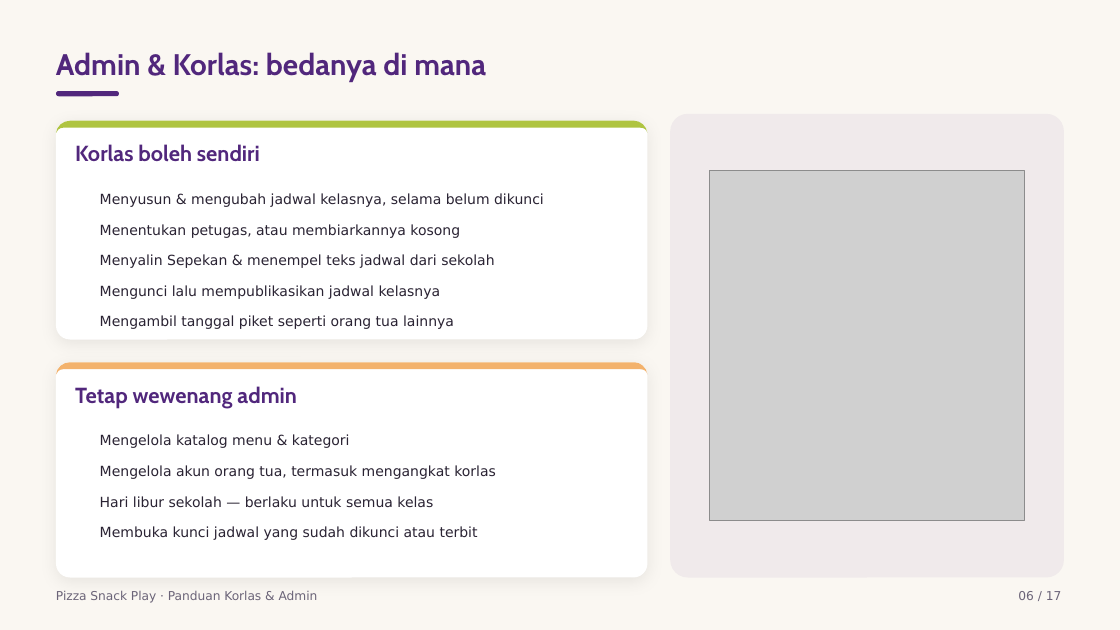
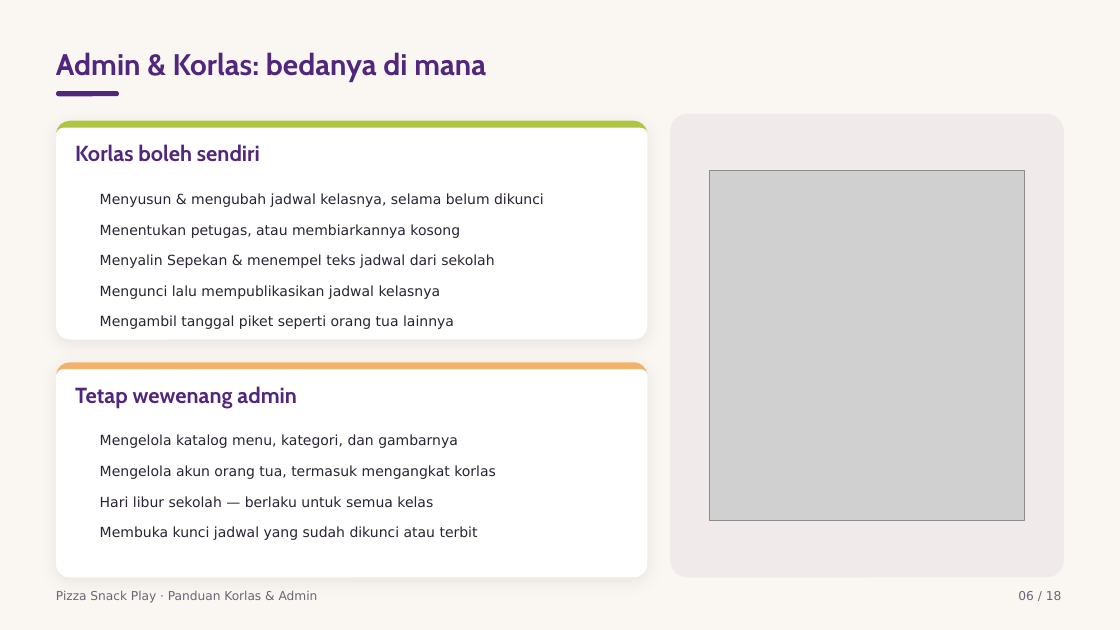
Before and after one commit to KU-JakartaTimur/pizza-snack-play, a slide deck: slide 6 of Panduan Korlas dan Admin Pizza Snack Play/Panduan Korlas dan Admin Pizza Snack Play.pptx. Drawn at 1120x630 pixels with LibreOffice and Linux fonts; fonts in the diff are those of the drawing; grey boxes stand for pictures; background and template pictures are left out. Boxes give left, top, right and bottom in pixels: in the first picture for what was removed or moved away, otherwise in the second. Text is boxed around its words. In the diff, an @@ line names an element or a change of style, - is before the commit and + after.

Commit message:
docs: selaraskan PRD, README, dan dek ke v1.16
Fitur v1.16 (gambar kategori + panel Keterangan bulan) belum tercatat di
dokumen mana pun, jadi PRD, README, dan dek Korlas & Admin masih
menggambarkan aplikasi yang sudah tidak ada lagi.

Sekalian tiga hal yang ternyata memang salah, bukan sekadar belum
diperbarui: F1 & AC26 masih menyatakan korlas boleh mengubah katalog menu
& kategori, padahal itu dipersempit jadi admin-only sejak a0df518; tabel
§7.6 tidak pernah mencantumkan PUT/DELETE /categories/:id yang sudah ada
di route sejak awal; dan §6.3 menyebut folder src/api/piket/ yang tidak
pernah dibuat karena F7 ditinggalkan sejak v1.7.

Dek Korlas & Admin naik 17 -> 18 halaman (halaman 15 baru memuat tiruan
panel Keterangan), dan DESIGN.md-nya ikut dibangun ulang karena tiga tabel
per-halamannya masih menggambarkan dek 16 halaman warisan v1.13 — tidak
pernah ikut naik saat v1.14. Dek Orang Tua diperiksa dan sengaja tidak
diubah isinya (tetap 15 halaman); yang ditambahkan hanya baris riwayat
sebagai bukti sudah ditinjau. PDF 17 halaman di dek Korlas diganti hasil
ekspor ulang 18 halaman supaya berkas terkirim tidak tertinggal.

Markdown besar di repo ini tidak lagi disunting lewat tool Edit: Read
mengembalikan mojibake untuk em-dash dan panah Unicode, dan suntingan yang
dibangun dari teks itu merusak UTF-8 seluruh berkas. Semua suntingan di
commit ini dikerjakan skrip Python yang menuntut tiap string lama muncul
tepat sekali, lalu diverifikasi U+FFFD = 0 pada 272 berkas terlacak.

```diff
--- a/Panduan Korlas dan Admin Pizza Snack Play/Panduan Korlas dan Admin Pizza Snack Play.pptx
+++ b/Panduan Korlas dan Admin Pizza Snack Play/Panduan Korlas dan Admin Pizza Snack Play.pptx
@@ text at (100,434,458,448): text changed @@
-Mengelola katalog menu & kategori
+Mengelola katalog menu, kategori, dan gambarnya
@@ text at (1018,591,1062,600): text changed @@
-06 / 17
+06 / 18
```
Also in this commit, not shown: 10 other slides changed, 1 slide added, 20 other files.
